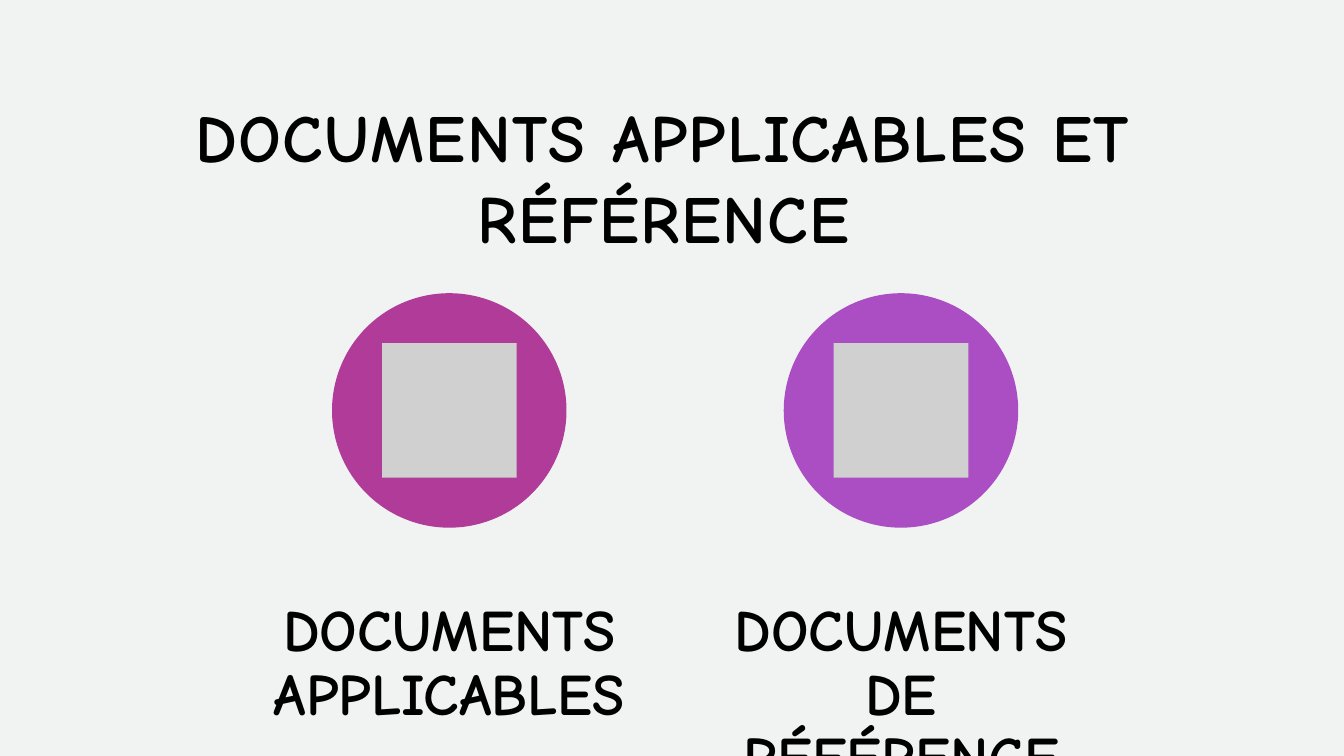
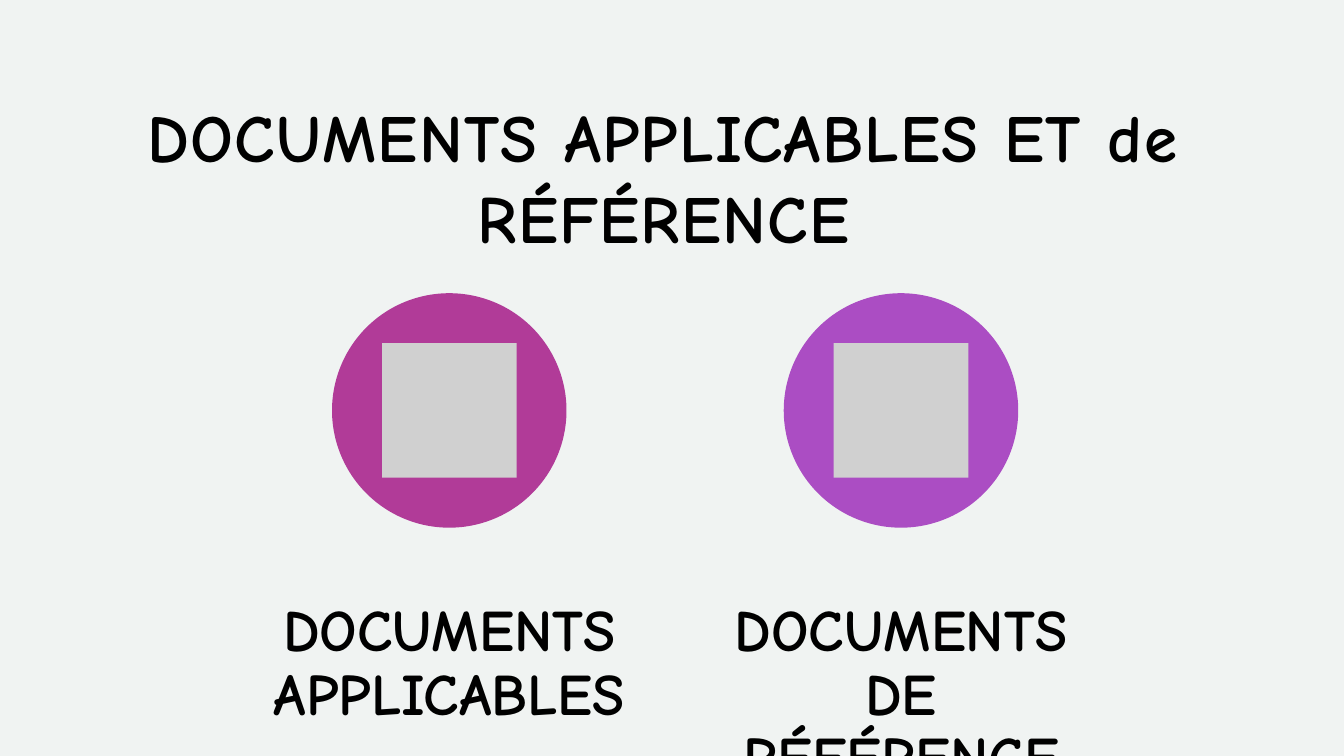
Before and after one commit to ConstantinHrrmn/WavContact, a slide deck: slide 3 of Documents/Documentation/Acceptation/A2-1_Point-de-contrôle/Plan assurance qualite/Présentation_PlanAssuranceQualité.pptx. Drawn at 1344x756 pixels with LibreOffice and Linux fonts; fonts in the diff are those of the drawing; grey boxes stand for pictures. Boxes give left, top, right and bottom in pixels: in the first picture for what was removed or moved away, otherwise in the second. Text is boxed around its words. In the diff, an @@ line names an element or a change of style, - is before the commit and + after.

```diff
--- a/Documents/Documentation/Acceptation/A2-1_Point-de-contrôle/Plan assurance qualite/Présentation_PlanAssuranceQualité.pptx
+++ b/Documents/Documentation/Acceptation/A2-1_Point-de-contrôle/Plan assurance qualite/Présentation_PlanAssuranceQualité.pptx
@@ title at <box>147,116,1177,244</box>: text changed @@
-DOCUMENTS APPLICABLES ET RÉFÉRENCE
+DOCUMENTS APPLICABLES ET de RÉFÉRENCE
```
Also in this commit, not shown: 3 other slides changed.
